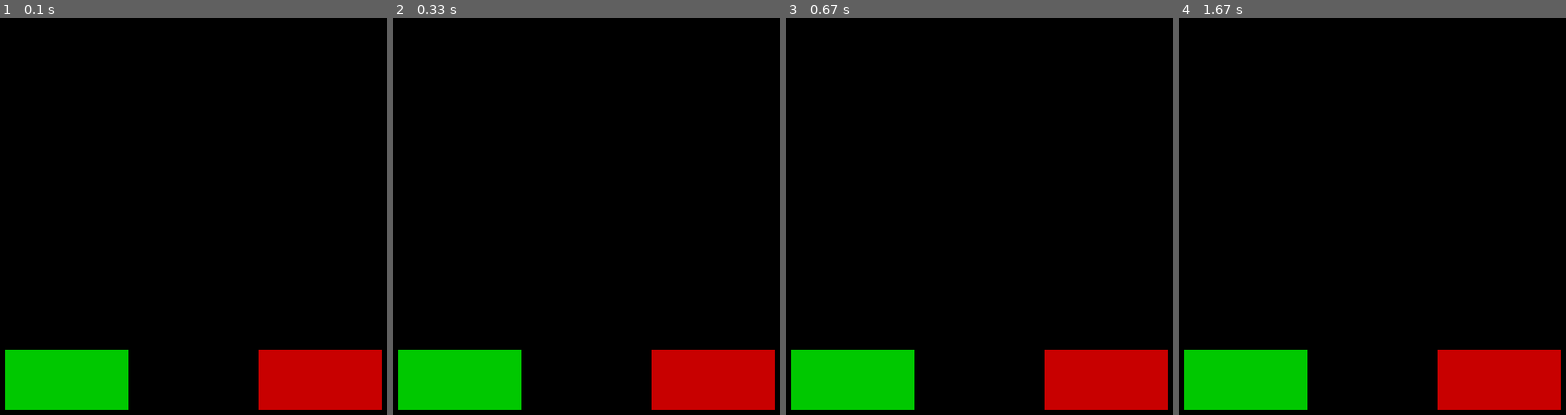
Above: before the commit, frames 1-4 (left to right).
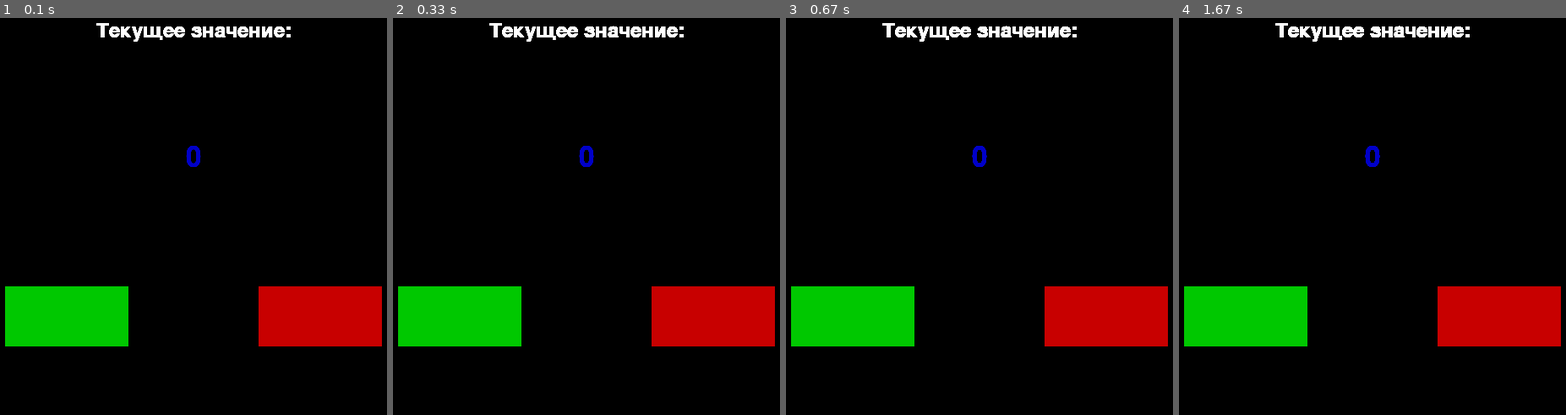
Above: after the commit, the same moments.

Repository: BugSpace42/ButtonPygame
Game: pygame game, started from main.py
The game is run twice, just before and just after one commit, with the same random seed, the same clock (stepped at 60 frames per second) and the same inputs.
Inputs:
- Up to frame 1 (0.1 s): no input
- Up to frame 2 (0.33 s): no input
- Up to frame 3 (0.67 s): no input
- Up to frame 4 (1.67 s): no input

The runs differ from the first frame. In frame 1, 20% of the frame differs, in the area x 1-99%, y 1-99%; in frame 2, 20%; in frame 3, 20%; in frame 4, 20%.

Commit message:
add label

Diff:
--- a/main.py
+++ b/main.py
@@ -13,9 +13,9 @@
 label_font = pygame.font.Font(None, 36)
 
 # Кнопка + 1
-plus_button = pygame.Rect(screen_width//8, screen_width*3//4, screen_width//4, screen_width//8)
+plus_button = pygame.Rect(screen_width//8, screen_width*5//8, screen_width//4, screen_width//8)
 # Кнопка - 1
-minus_button = pygame.Rect(screen_width*5//8, screen_width*3//4, screen_width//4, screen_width//8)
+minus_button = pygame.Rect(screen_width*5//8, screen_width*5//8, screen_width//4, screen_width//8)
 
 clock = pygame.time.Clock()
 running = True
@@ -32,6 +32,14 @@
     pygame.draw.rect(screen, minus_color, minus_button)
     pygame.draw.rect(screen, (0, 0, 0), minus_button, 2)  # Обводка
 
+    label_text = label_font.render("Текущее значение:", True, (255, 255, 255))
+    label_rect = label_text.get_rect(center=(screen_width // 2, screen_width // 8))
+    screen.blit(label_text, label_rect)
+
+    counter_text = font.render(str(counter), True, (0, 0, 200))
+    text_rect = counter_text.get_rect(center=(screen_width // 2, screen_width* 3 // 8))
+    screen.blit(counter_text, text_rect)
+
     pygame.display.flip()
 
 pygame.quit()
